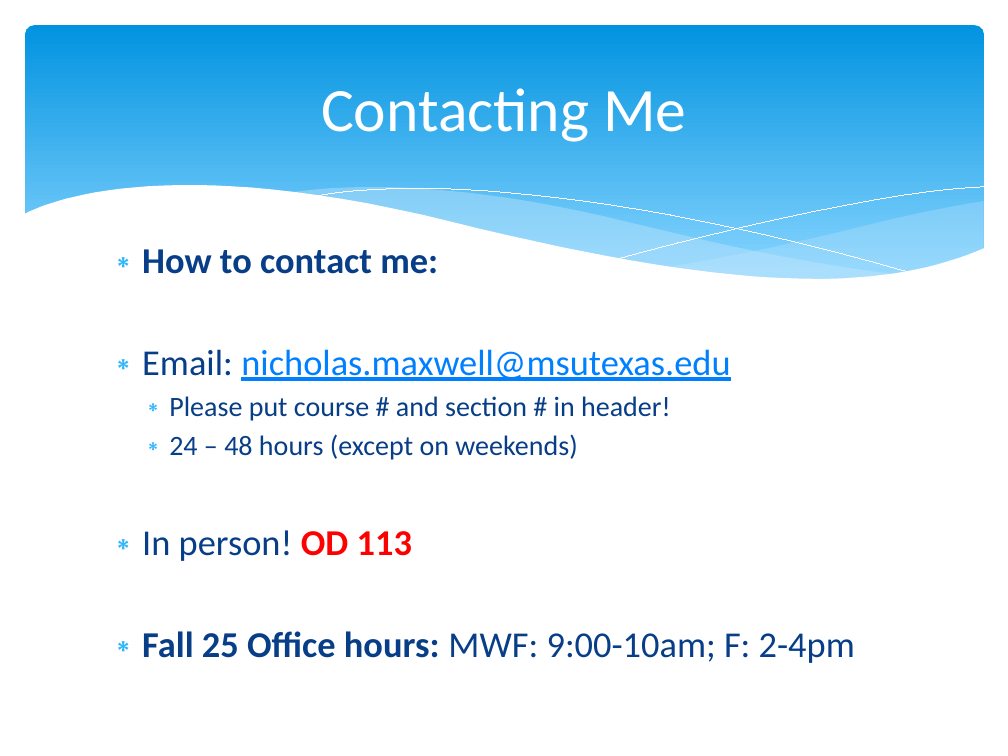
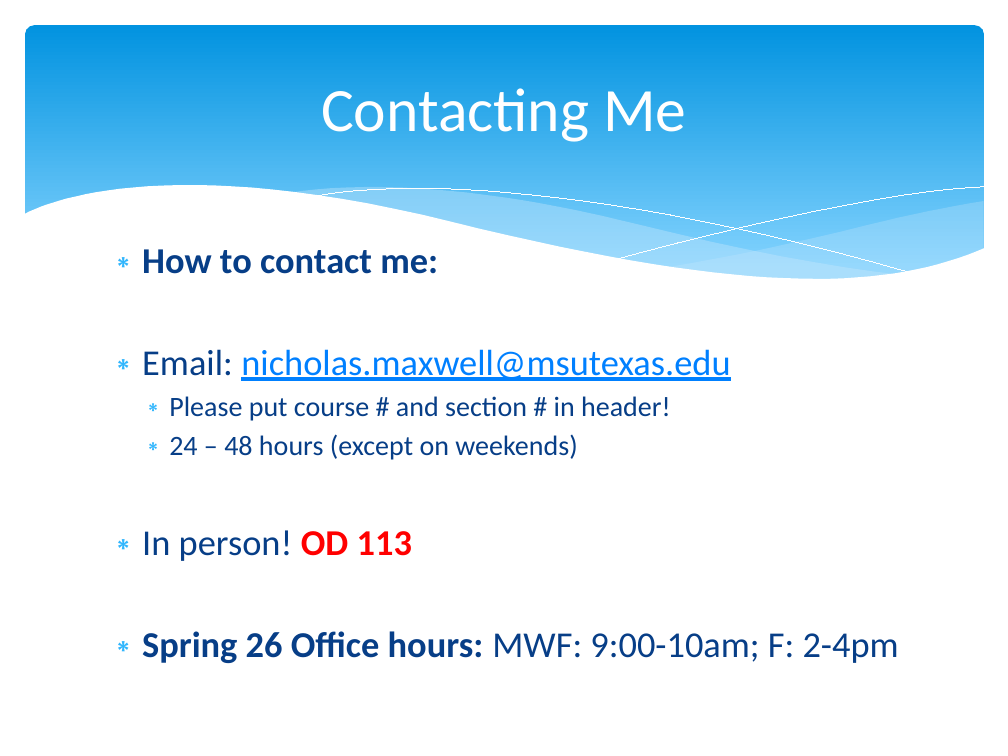
Before and after one commit to npm27/Teaching-Materials, a slide deck: slide 3 of Stats/Slides/0 First Day Info.pptx. Drawn at 1008x756 pixels with LibreOffice and Linux fonts; fonts in the diff are those of the drawing. Boxes give left, top, right and bottom in pixels: in the first picture for what was removed or moved away, otherwise in the second. Text is boxed around its words. In the diff, an @@ line names an element or a change of style, - is before the commit and + after.

```diff
--- a/Stats/Slides/0 First Day Info.pptx
+++ b/Stats/Slides/0 First Day Info.pptx
@@ text at [142,631,899,663]: text changed @@
-∗ Fall 25 Office hours: MWF: 9:00-10am; F: 2-4pm
+∗ Spring 26 Office hours: MWF: 9:00-10am; F: 2-4pm
```
Also in this commit, not shown: 3 other slides changed, 17 other files.
